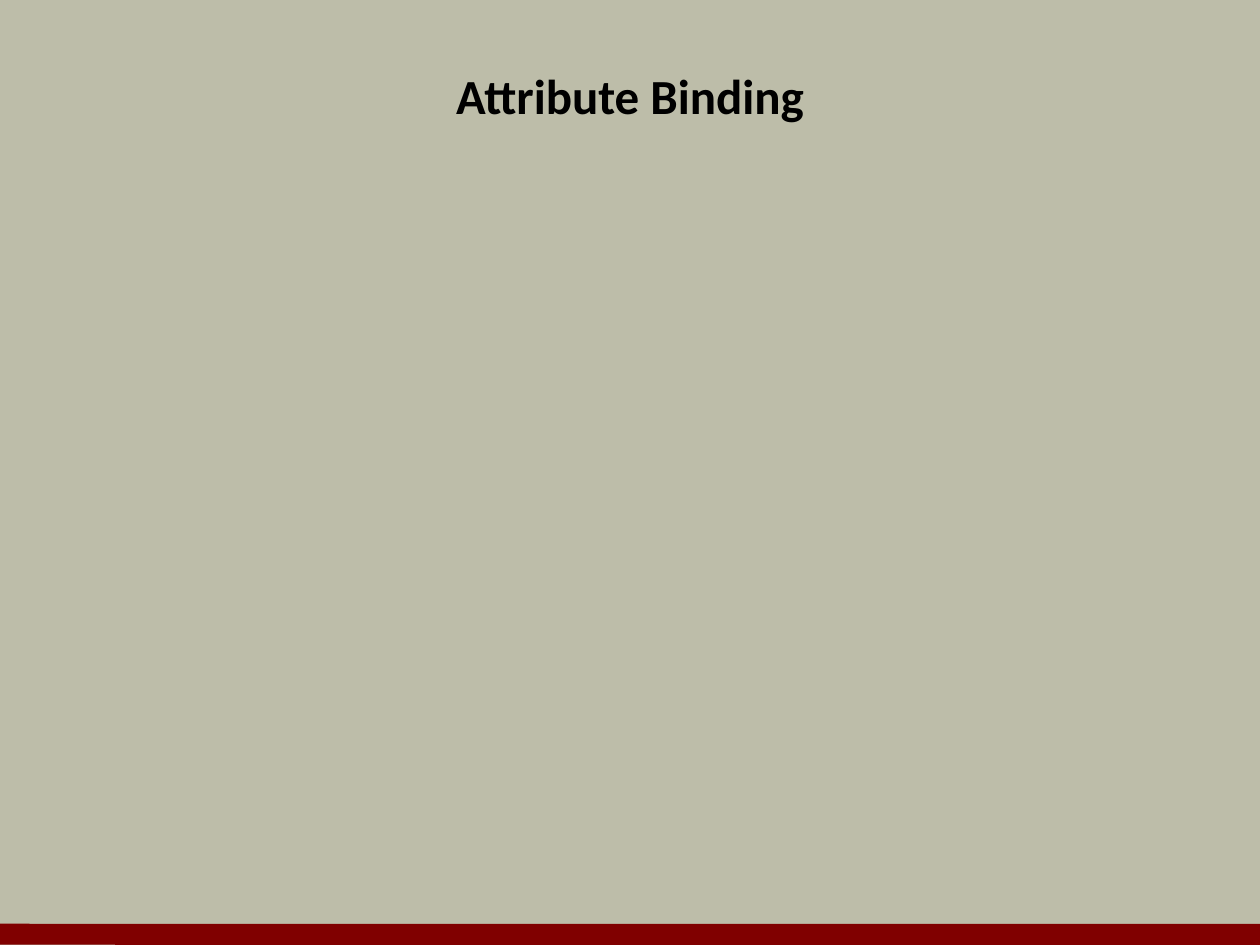
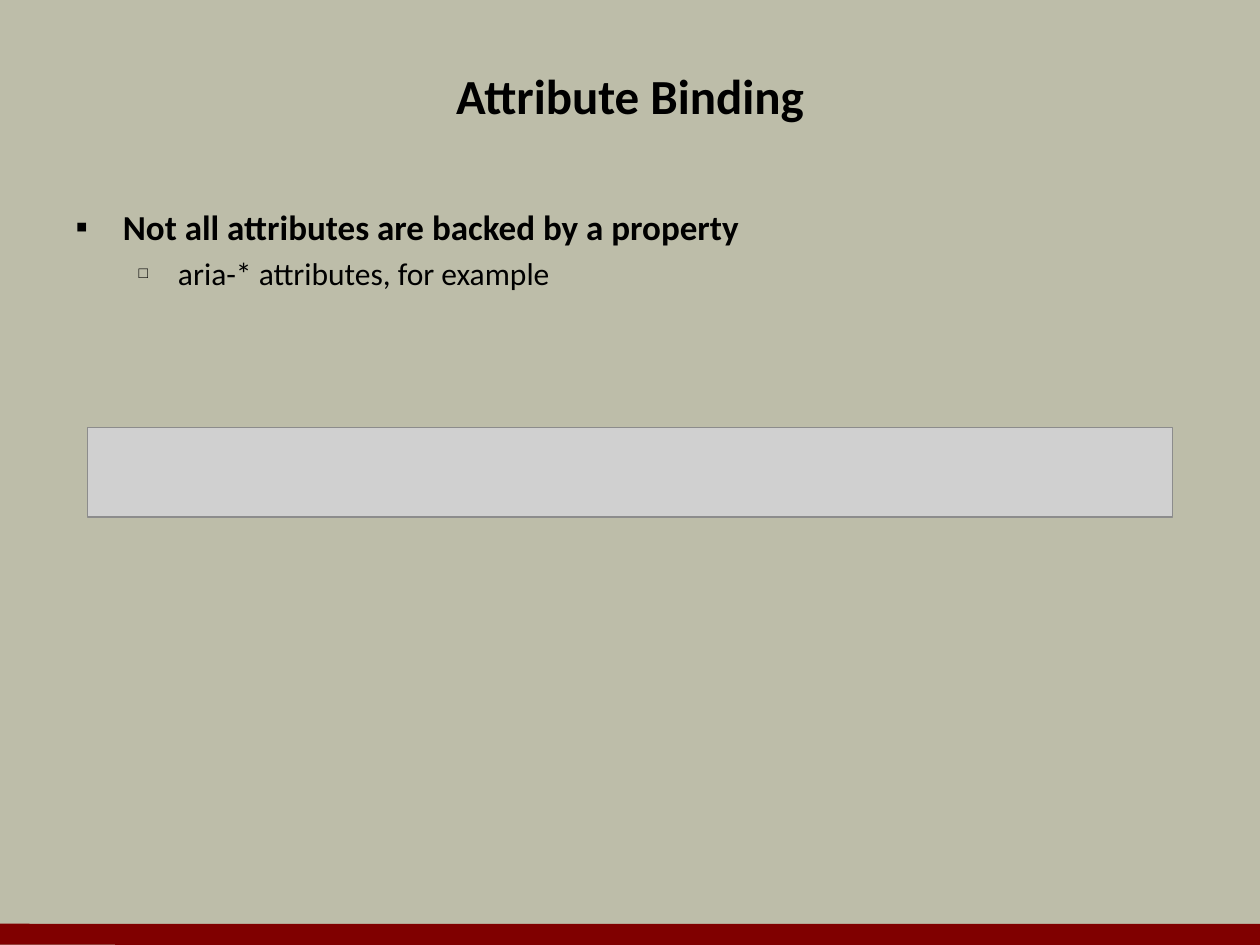
Before and after one commit to OdeToCode/classes, a slide deck: slide 7 of angular2/slides/05_templates.pptx (slide 8 before the commit). Drawn at 1260x945 pixels with LibreOffice and Linux fonts; fonts in the diff are those of the drawing; grey boxes stand for pictures; background and template pictures are left out. Boxes give left, top, right and bottom in pixels: in the first picture for what was removed or moved away, otherwise in the second. Text is boxed around its words. In the diff, an @@ line names an element or a change of style, - is before the commit and + after.

```diff
--- a/angular2/slides/05_templates.pptx
+++ b/angular2/slides/05_templates.pptx
@@ text added at box(123, 215, 738, 290), 20 pt, text #000000, bold @@
+▪ Not all attributes are backed by a property
+  □ aria-* attributes, for example
@@ picture added at box(87, 428, 1172, 518) @@
```
Also in this commit, not shown: 6 other slides changed, 4 slides added, 5 slides removed.
